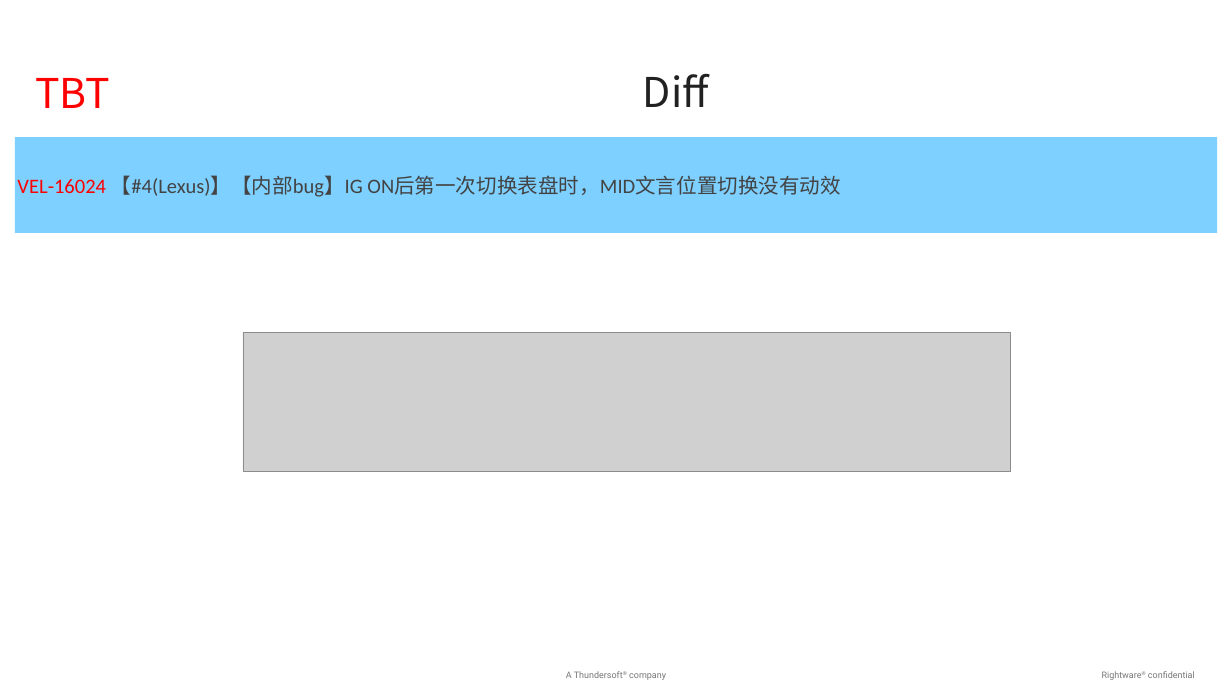
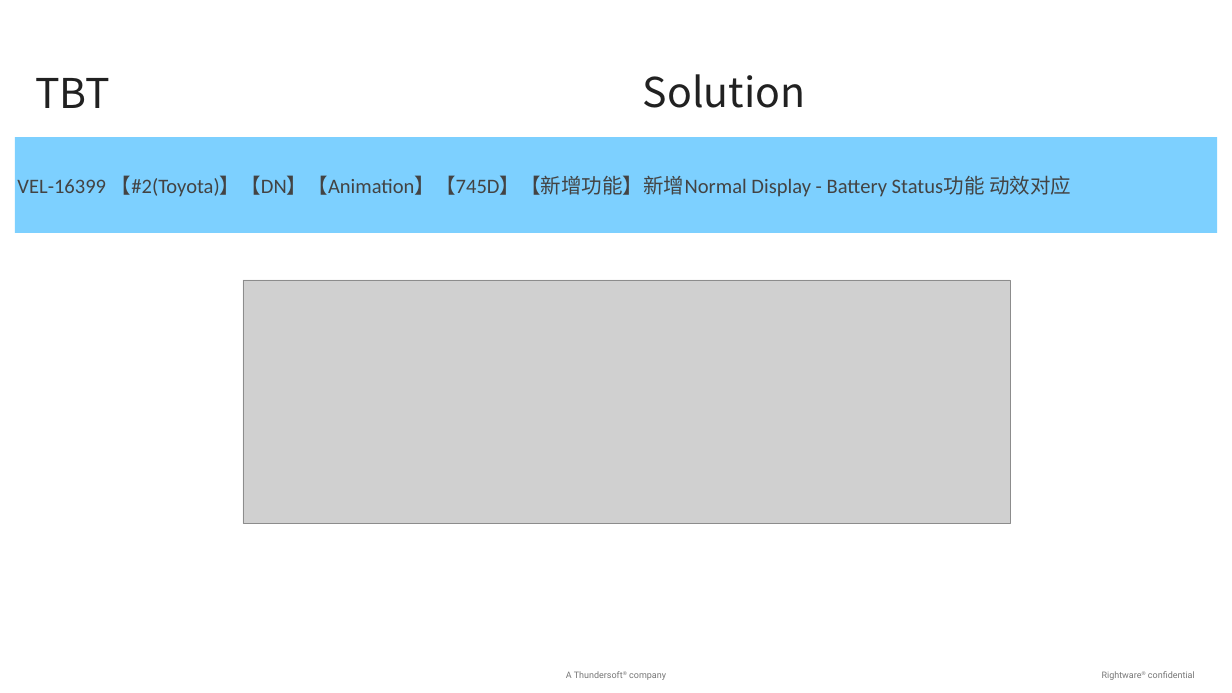
Before and after one commit to baochen-rw/JIRA-exporter, a slide deck: slide 2 of jira_export_pptx.pptx. Drawn at 1232x693 pixels with LibreOffice and Linux fonts; fonts in the diff are those of the drawing; grey boxes stand for pictures; background and template pictures are left out. Boxes give left, top, right and bottom in pixels: in the first picture for what was removed or moved away, otherwise in the second. Text is boxed around its words. In the diff, an @@ line names an element or a change of style, - is before the commit and + after.

```diff
--- a/jira_export_pptx.pptx
+++ b/jira_export_pptx.pptx
@@ text "TBT" at (35, 78, 110, 108): text colour #FF0000 to #222222 @@
@@ text at (643, 74, 806, 108): text changed @@
-Diff
+Solution
@@ text in rectangle at (17, 175, 1071, 197): text changed @@
-VEL-16024 【#4(Lexus)】【内部bug】IG ON后第一次切换表盘时，MID文言位置切换没有动效
+VEL-16399 【#2(Toyota)】【DN】【Animation】【745D】【新增功能】新增Normal Display - Battery Status功能 动效对应
@@ picture: place and size @@
-picture at (243, 332, 1010, 471)
+picture at (243, 280, 1010, 523)
```
Also in this commit, not shown: 2 other slides changed, 16 other files.
